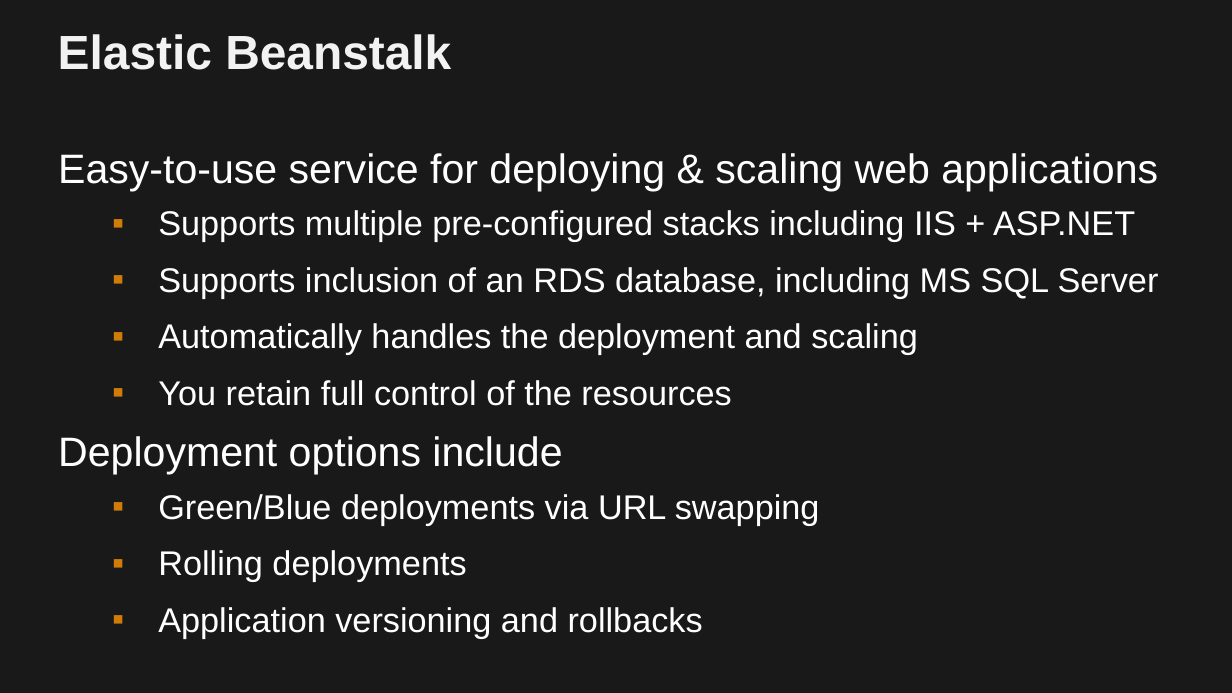
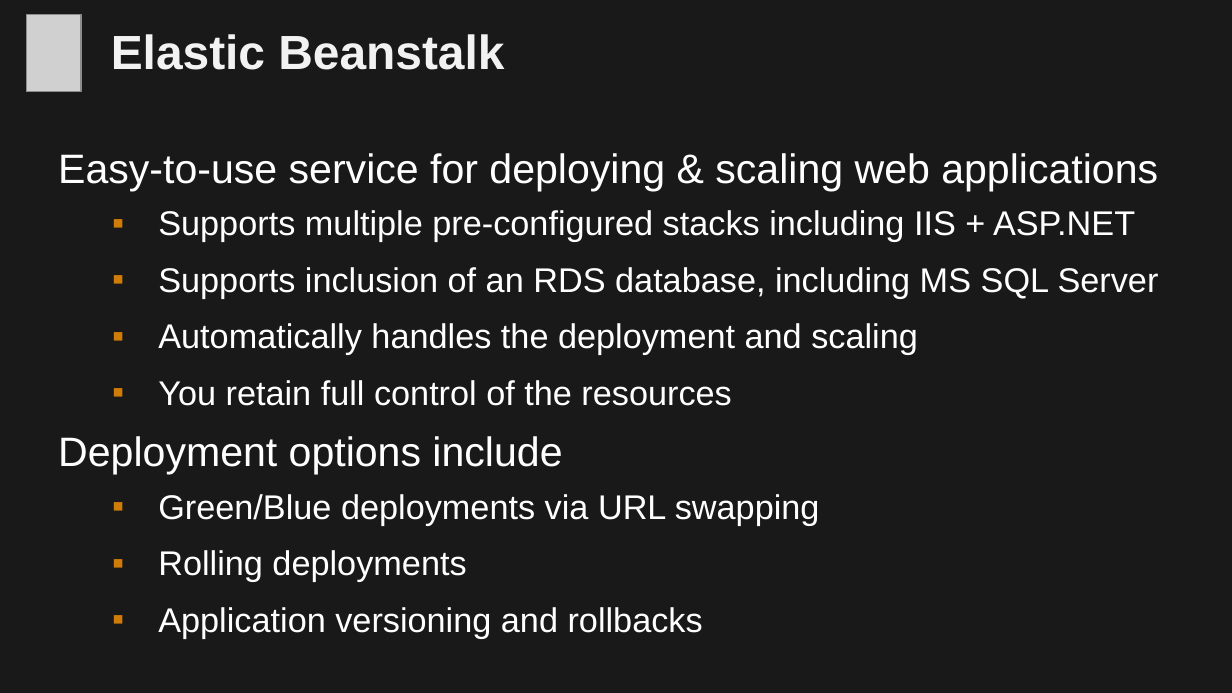
Before and after one commit to paulfryer/dotnetonaws, a slide deck: slide 12 of Presentation/PADNUG-July-2017.pptx. Drawn at 1232x693 pixels with LibreOffice and Linux fonts; fonts in the diff are those of the drawing; grey boxes stand for pictures; background and template pictures are left out. Boxes give left, top, right and bottom in pixels: in the first picture for what was removed or moved away, otherwise in the second. Text is boxed around its words. In the diff, an @@ line names an element or a change of style, - is before the commit and + after.

```diff
--- a/Presentation/PADNUG-July-2017.pptx
+++ b/Presentation/PADNUG-July-2017.pptx
@@ picture added at bbox=[26, 15, 81, 92] @@
@@ title "Elastic Beanstalk": place and size @@
-title "Elastic Beanstalk" at bbox=[58, 34, 451, 70]
+title "Elastic Beanstalk" at bbox=[111, 34, 504, 70]
```
Also in this commit, not shown: 2 slides added, 1 slide removed.
